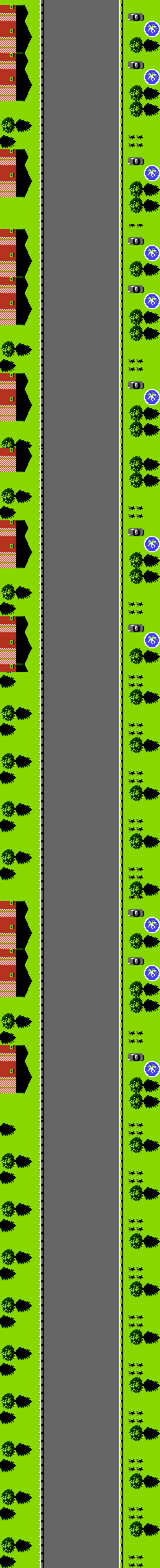
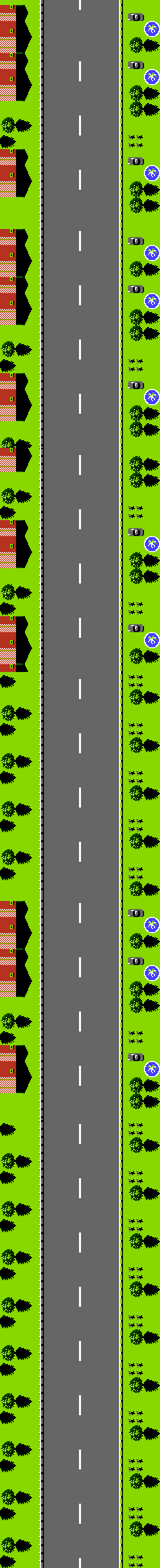
Comparing the layer stacks of the two 160×1568 images. Changes:
added layer "Faixas" above "Ajustes" over [79, 0, 82, 1568]
renamed "Camada 1" to "Ajustes", painted on it over [7, 0, 144, 1086]
renamed "6" to "Road7", moved it above "Road6" over [79, 0, 82, 190]
renamed "6 copiar" to "Road3", moved it above "Road2" over [79, 896, 144, 1086]
